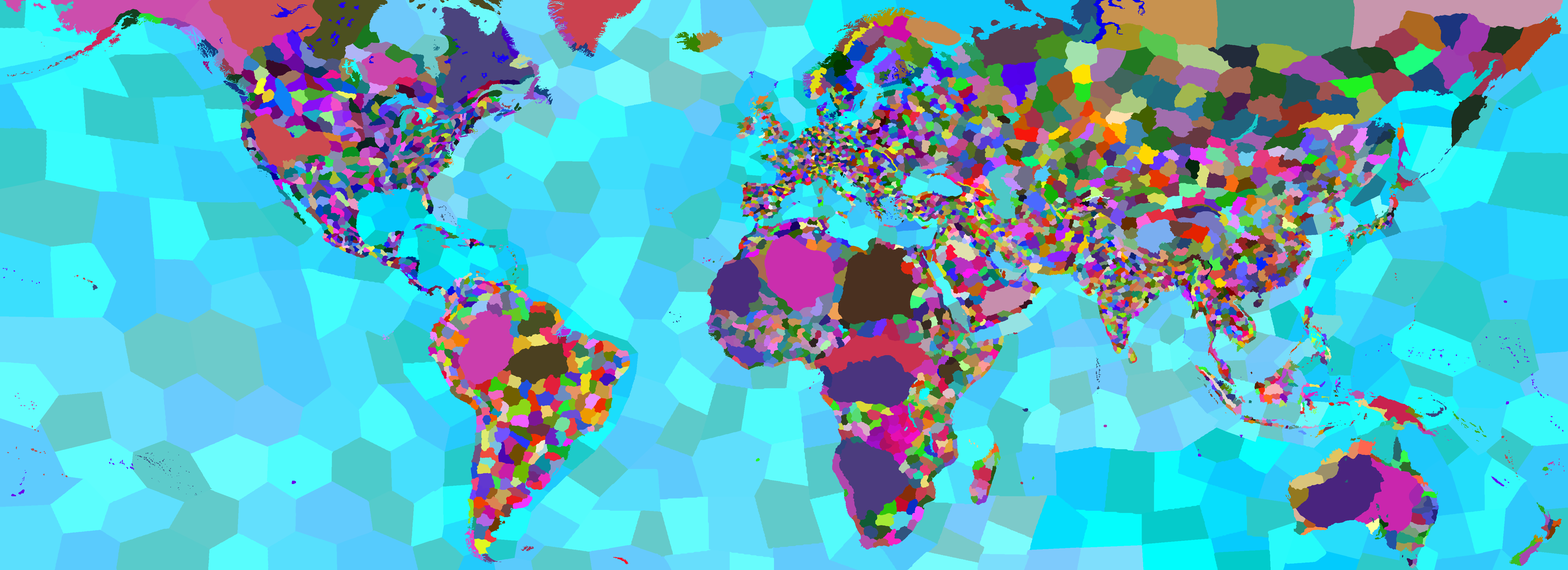
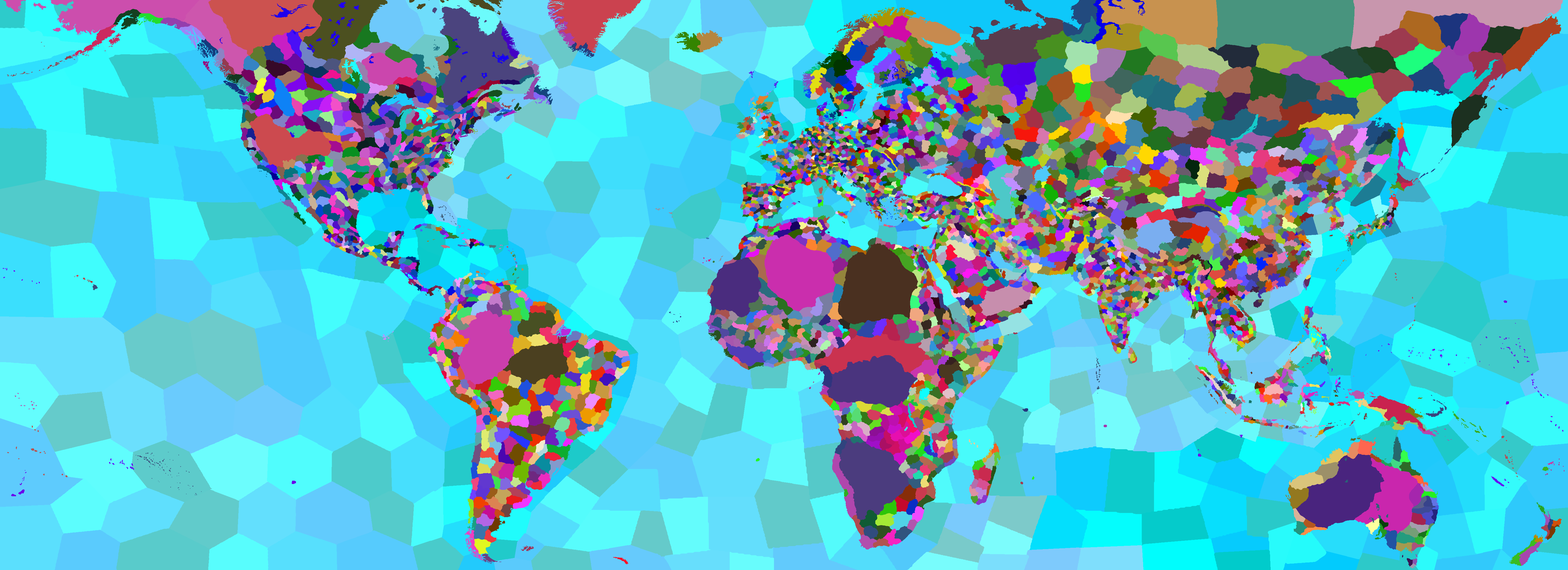
Layer changes from the first 1568 × 570 image to the second:
added layer "Venezia" above "Sicily" over [832, 170, 837, 175]
added layer "Sicily" above "Egypt" over [839, 212, 846, 216]
added layer "Egypt" above "Iberia" over [866, 243, 941, 323]
